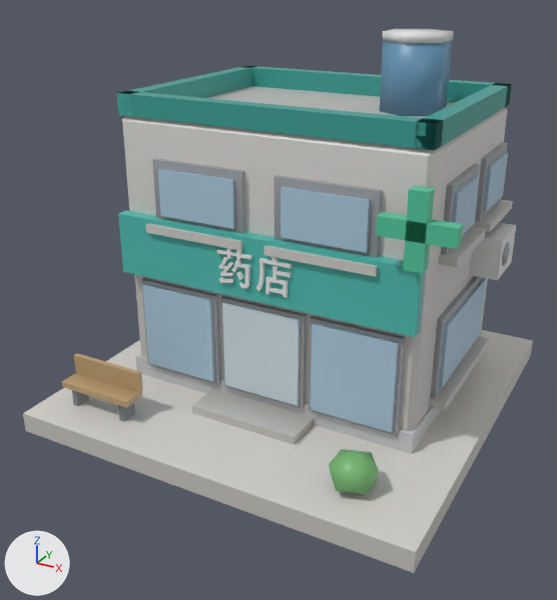
What one commit did to the glTF model county-tycoon/assets/resources/models3d/pharmacy.glb.
Camera for both pictures: a 50 mm camera at (1.321, -1.113, 1.057) aimed at (0.484, 0.41, 0.296). The lights are fixed; the arrows at lower left show +X, +Y and +Z. The first picture is the older version. Vertices at exactly the same position are counted once.

The first picture shows 'pharmacy'.
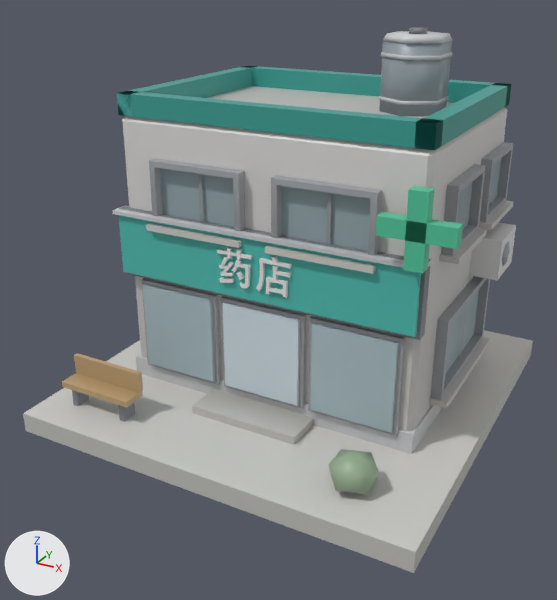
Where the newer file only moved an object's origin or applied its transform, the numbers keep the older frame.

Location of each change, (x1, y1, x2, y2) in pixels of the pictures (557 x 600 px; the box of a moved part takes in the faces that stretch with it):
'pharmacy', reshaped
    before: (23, 29, 533, 573)
    after: (23, 27, 533, 573)
part 1 of me_立方体, added
    after: (118, 206, 431, 340)
part 2 of me_立方体, added
    after: (112, 205, 432, 268)
part 3 of me_立方体, added
    after: (379, 96, 449, 105)
part 4 of me_立方体, added
    after: (381, 52, 452, 60)
part 5 of me_立方体, added
    after: (409, 27, 427, 34)
part 6 of me_立方体, rebuilt
    before: (153, 158, 246, 233)
    after: (149, 158, 245, 231)
part 7 of me_立方体, rebuilt (14% shorter)
    before: (146, 223, 243, 251)
    after: (146, 224, 242, 248)
part 8 of me_立方体, rebuilt
    before: (441, 164, 479, 255)
    after: (441, 164, 486, 256)
part 9 of me_立方体, rebuilt (12% shorter)
    before: (438, 227, 486, 267)
    after: (439, 229, 487, 264)
part 10 of me_立方体, rebuilt
    before: (274, 175, 382, 258)
    after: (271, 175, 382, 256)
part 11 of me_立方体, rebuilt (9% shorter)
    before: (264, 245, 378, 277)
    after: (265, 245, 376, 274)
part 12 of me_立方体, rebuilt
    before: (475, 142, 508, 221)
    after: (480, 142, 513, 222)
part 13 of me_立方体, rebuilt
    before: (473, 200, 513, 232)
    after: (479, 201, 513, 230)
part 14 of me_立方体, rebuilt (11% wider)
    before: (430, 276, 483, 398)
    after: (431, 276, 490, 400)
part 15 of me_立方体, rebuilt
    before: (428, 336, 489, 411)
    after: (429, 337, 490, 409)
part 16 of me_立方体, moved or reshaped (mostly hidden afterwards)
    before: (158, 152, 508, 388)
    after: (198, 161, 498, 358)
part 17 of me_立方体, moved or reshaped
    before: (382, 29, 454, 44)
    after: (382, 31, 453, 44)
part 18 of me_立方体, recoloured
    both: (117, 31, 494, 496)
part 19 of me_立方体, recoloured
    both: (123, 31, 487, 496)

Diff of the bpy script that builds the scene:
```diff
--- a/county-tycoon/assets/resources/models3d/pharmacy.glb.py
+++ b/county-tycoon/assets/resources/models3d/pharmacy.glb.py
@@ mat_housing @@
+mat_housing = bpy.data.materials.new('housing')
+# nodes: BsdfPrincipled, Mix, OutputMaterial, VertexColor
+# colours: white #e7e7e7, mixed with the vertex colours
@@ me_立方体 @@
-me_立方体.from_pydata(...)  # 942 vertices, 1624 faces; spans x -0.5..0.5, y -0.5..0.5, z -0.025..0.885
+me_立方体.from_pydata(...)  # 1034 vertices, 1728 faces; spans x -0.5..0.5, y -0.5..0.5, z -0.025..0.892
+# me_立方体 part 1: a new loose piece, a box spanning x -0.388..0.388, y -0.221..-0.191, z 0.316..0.484, in mat_housing
+# me_立方体 part 2: a new loose piece, a box spanning x -0.39..0.39, y -0.239..-0.191, z 0.475..0.484, in mat_housing
+# me_立方体 part 3: a new loose piece, a 6-sided cylinder along z spanning x 0.1283..0.2717, y 0.0972..0.2628, z 0.7306..0.7396, in mat_housing
+# me_立方体 part 4: a new loose piece, a 6-sided cylinder along z spanning x 0.1283..0.2717, y 0.0972..0.2628, z 0.8298..0.8388, in mat_housing
+# me_立方体 part 5: a new loose piece, a 6-sided cylinder along z spanning x 0.182..0.218, y 0.159..0.201, z 0.88..0.892, in mat_housing
+# me_立方体 part 6: the loose piece of 8 vertices spanning x -0.28..-0.04, y -0.212..-0.192, z 0.465..0.615 is rebuilt with 16 vertices and now spans x -0.28..-0.04, y -0.226..-0.201, z 0.465..0.615, in mat_housing
+# me_立方体 part 7: the loose piece of 8 vertices spanning x -0.29..-0.03, y -0.24..-0.2, z 0.445..0.465 is rebuilt with 8 vertices and now spans x -0.287..-0.033, y -0.243..-0.201, z 0.451..0.465
+# me_立方体 part 8: the loose piece of 8 vertices spanning x 0.372..0.392, y -0.1..0.1, z 0.465..0.615 is rebuilt with 16 vertices and now spans x 0.381..0.406, y -0.1..0.1, z 0.465..0.615, in mat_housing
+# me_立方体 part 9: the loose piece of 8 vertices spanning x 0.38..0.42, y -0.11..0.11, z 0.445..0.465 is rebuilt with 8 vertices and now spans x 0.381..0.423, y -0.107..0.107, z 0.451..0.465
+# me_立方体 part 10: the loose piece of 8 vertices spanning x 0.04..0.28, y -0.212..-0.192, z 0.465..0.615 is rebuilt with 16 vertices and now spans x 0.04..0.28, y -0.226..-0.201, z 0.465..0.615, in mat_housing
+# me_立方体 part 11: the loose piece of 8 vertices spanning x 0.03..0.29, y -0.24..-0.2, z 0.445..0.465 is rebuilt with 8 vertices and now spans x 0.033..0.287, y -0.243..-0.201, z 0.451..0.465
+# me_立方体 part 12: the loose piece of 8 vertices spanning x 0.372..0.392, y 0.16..0.36, z 0.465..0.615 is rebuilt with 16 vertices and now spans x 0.381..0.406, y 0.16..0.36, z 0.465..0.615, in mat_housing
+# me_立方体 part 13: the loose piece of 8 vertices spanning x 0.38..0.42, y 0.15..0.37, z 0.445..0.465 is rebuilt with 8 vertices and now spans x 0.381..0.423, y 0.153..0.367, z 0.451..0.465
+# me_立方体 part 14: the loose piece of 8 vertices spanning x 0.372..0.392, y -0.08..0.28, z 0.105..0.305 is rebuilt with 16 vertices and now spans x 0.381..0.406, y -0.08..0.28, z 0.105..0.305, in mat_housing
+# me_立方体 part 15: the loose piece of 8 vertices spanning x 0.38..0.42, y -0.09..0.29, z 0.085..0.105 is rebuilt with 8 vertices and now spans x 0.381..0.423, y -0.088..0.288, z 0.09..0.105
+# me_立方体 part 16: 80 vertices removed from x -0.4..0.4, y -0.22..0.4, z 0.125..0.615; 40 vertices added at x -0.392..0.392, y -0.212..0.392, z 0.12..0.602
+# me_立方体 part 17: 6 vertices moved from x 0.129..0.271, y 0.098..0.262, z 0.885 to x 0.138..0.262, y 0.108..0.252, z 0.88
+# me_立方体 part 18: 255 kept faces spanning x -0.5..0.5, y -0.5..0.5, z -0.025..0.88 get new vertex colours
+# me_立方体 part 19: 248 faces spanning x -0.5..0.5, y -0.5..0.5, z -0.025..0.88 switch from mat_lit to mat_housing
+# other edits to the shape of me_立方体 do not show in these pictures
 me_立方体.materials.append(mat_emit)
```
